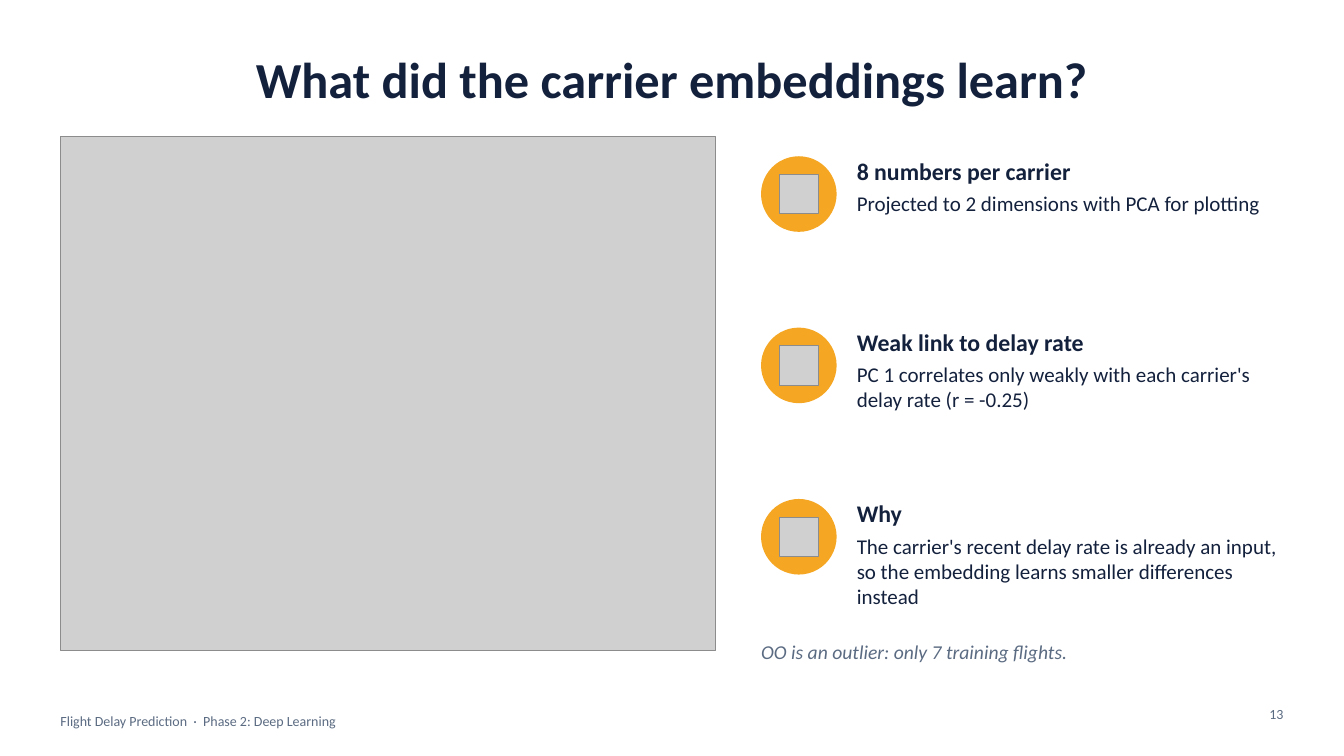
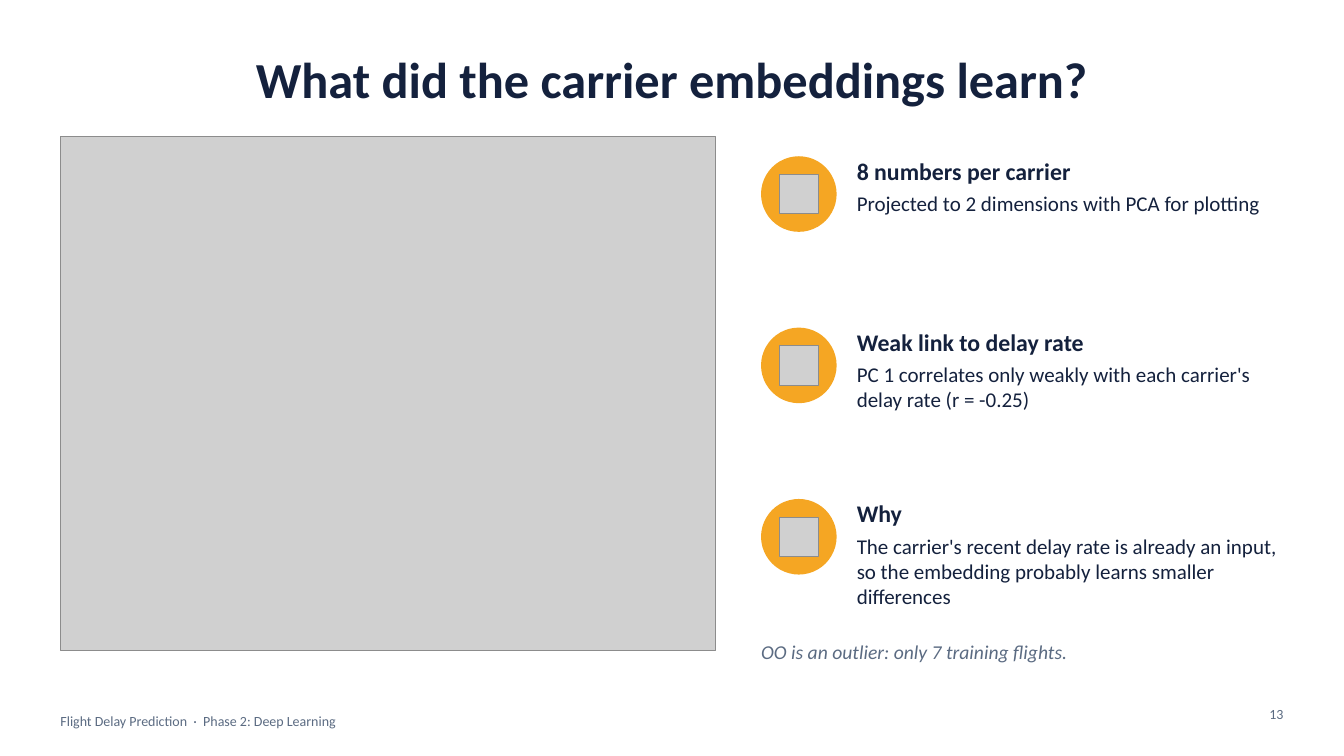
Before and after one commit to mayank-pillai-99/flight-delay-prediction, a slide deck: slide 13 of phase2/presentation/flight_delay_dl_presentation.pptx. Drawn at 1344x756 pixels with LibreOffice and Linux fonts; fonts in the diff are those of the drawing; grey boxes stand for pictures. Boxes give left, top, right and bottom in pixels: in the first picture for what was removed or moved away, otherwise in the second. Text is boxed around its words. In the diff, an @@ line names an element or a change of style, - is before the commit and + after.

```diff
--- a/phase2/presentation/flight_delay_dl_presentation.pptx
+++ b/phase2/presentation/flight_delay_dl_presentation.pptx
@@ text at <box>857,539,1276,604</box>: text changed @@
-The carrier's recent delay rate is already an input, so the embedding learns smaller differences instead
+The carrier's recent delay rate is already an input, so the embedding probably learns smaller differences
```
Also in this commit, not shown: 4 other slides changed, 3 other files.
